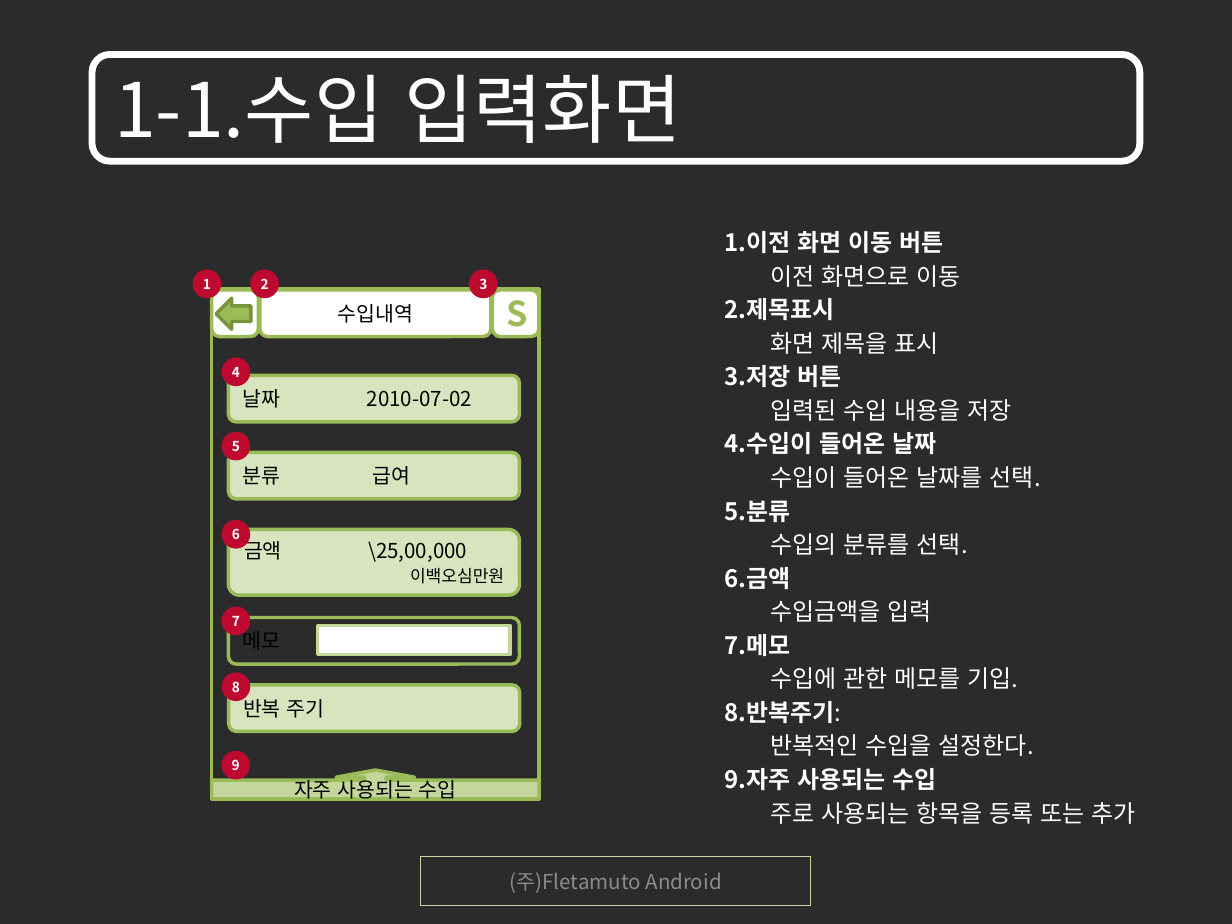
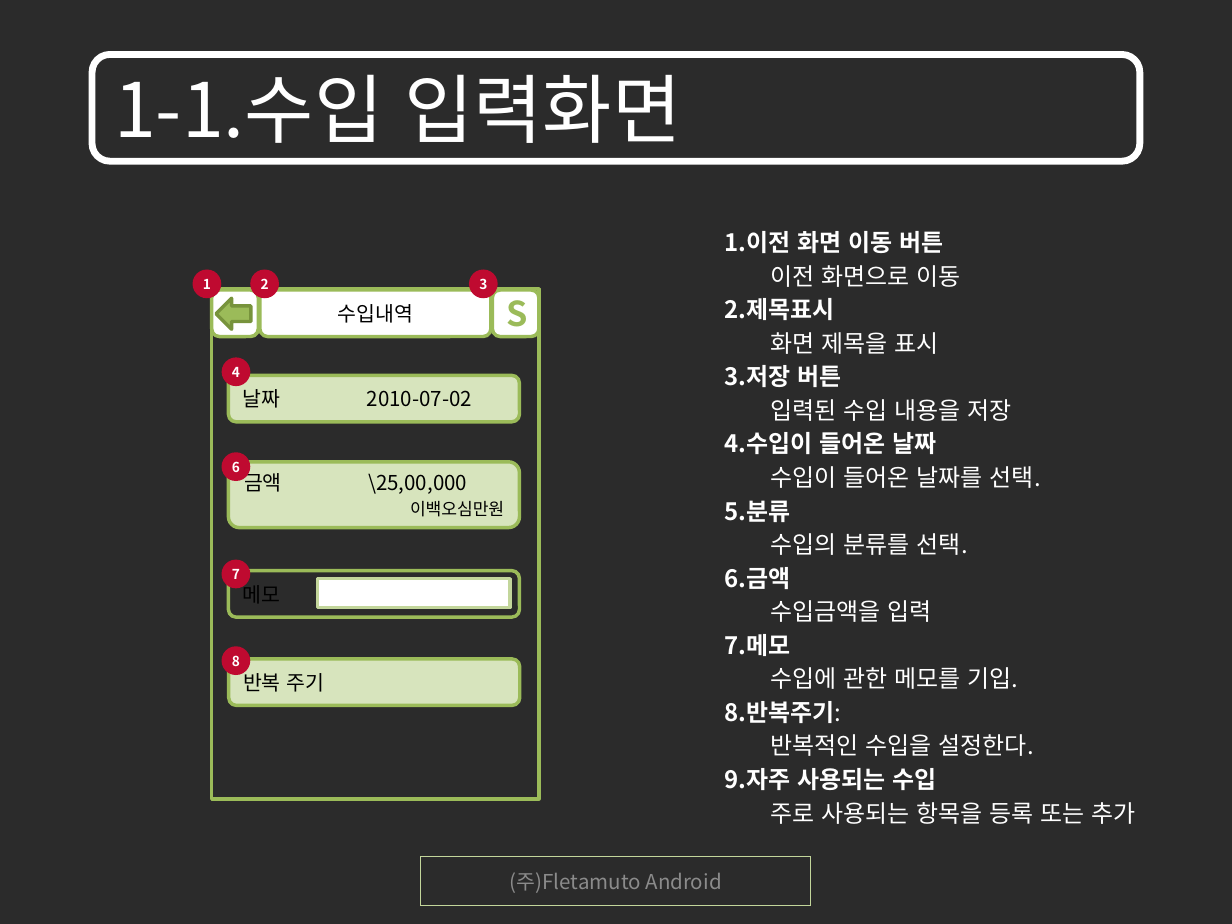
Before and after one commit to limjunghoon/fmfinance, a slide deck: slide 5 of trunk/DOC/GUI/재테크를 위한 어플리케이션 GUI_10106_V1.2.pptx (slide 4 before the commit). Drawn at 1232x924 pixels with LibreOffice and Linux fonts; fonts in the diff are those of the drawing; background and template pictures are left out; a plain dark background stands for a picture behind light text. Boxes give left, top, right and bottom in pixels: in the first picture for what was removed or moved away, otherwise in the second. Text is boxed around its words. In the diff, an @@ line names an element or a change of style, - is before the commit and + after.

```diff
--- a/trunk/DOC/GUI/재테크를 위한 어플리케이션 GUI_10106_V1.2.pptx
+++ b/trunk/DOC/GUI/재테크를 위한 어플리케이션 GUI_10106_V1.2.pptx
@@ ellipse removed at (222,431,250,460) @@
-5
@@ ellipse "6": place and size @@
-ellipse "6" at (222,520,250,548)
+ellipse "6" at (222,452,250,480)
@@ rounded rectangle "금액 \25,00,000 이백오심만원": place and size @@
-rounded rectangle "금액 \25,00,000 이백오심만원" at (228,530,519,595)
+rounded rectangle "금액 \25,00,000 이백오심만원" at (228,462,519,527)
@@ rounded rectangle removed at (228,452,519,499) @@
-분류 급여
@@ 1 rounded rectangle, 1 ellipse, 1 rectangle: place and size @@
-1 rounded rectangle, 1 ellipse, 1 rectangle at (222,606,519,664)
+1 rounded rectangle, 1 ellipse, 1 rectangle at (222,559,519,617)
@@ ellipse "8": place and size @@
-ellipse "8" at (222,673,250,701)
+ellipse "8" at (222,647,250,675)
@@ rounded rectangle "반복 주기": place and size @@
-rounded rectangle "반복 주기" at (229,685,520,732)
+rounded rectangle "반복 주기" at (229,659,520,706)
@@ up arrow callout removed at (212,770,540,798) @@
-자주 사용되는 수입
@@ ellipse removed at (222,750,250,779) @@
-9
```
Also in this commit, not shown: 2 other slides changed, 2 slides added, 2 other files.
